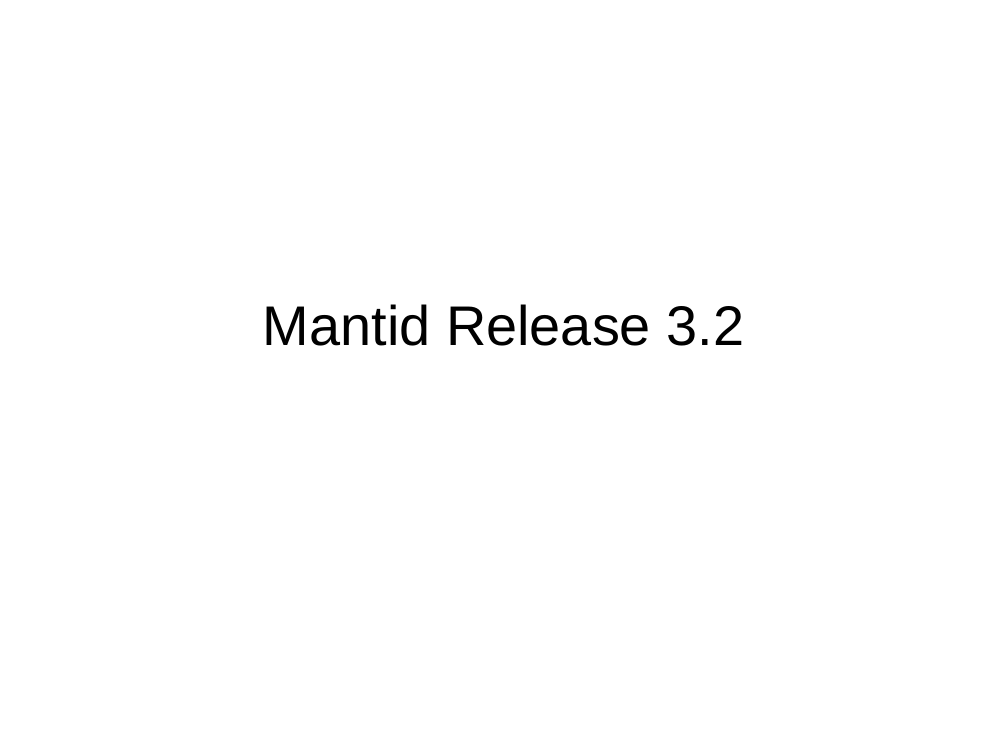
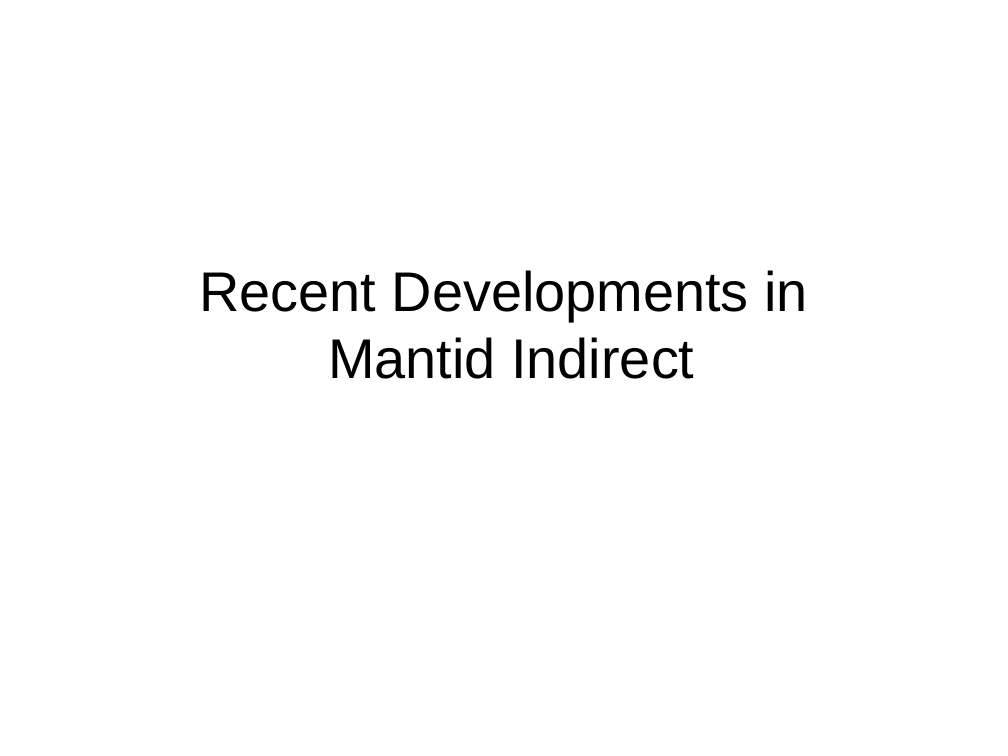
Before and after one commit to samueljackson92/documents, a slide deck: slide 1 of RAL/msg_presentation.odp. Drawn at 1008x756 pixels with LibreOffice and Linux fonts; fonts in the diff are those of the drawing. Boxes give left, top, right and bottom in pixels: in the first picture for what was removed or moved away, otherwise in the second. Text is boxed around its words. In the diff, an @@ line names an element or a change of style, - is before the commit and + after.

```diff
--- a/RAL/msg_presentation.odp
+++ b/RAL/msg_presentation.odp
@@ subtitle at (199,270,807,379): text changed @@
-Mantid Release 3.2
+Recent Developments in
+Mantid Indirect
```
Also in this commit, not shown: 1 other slide changed.
